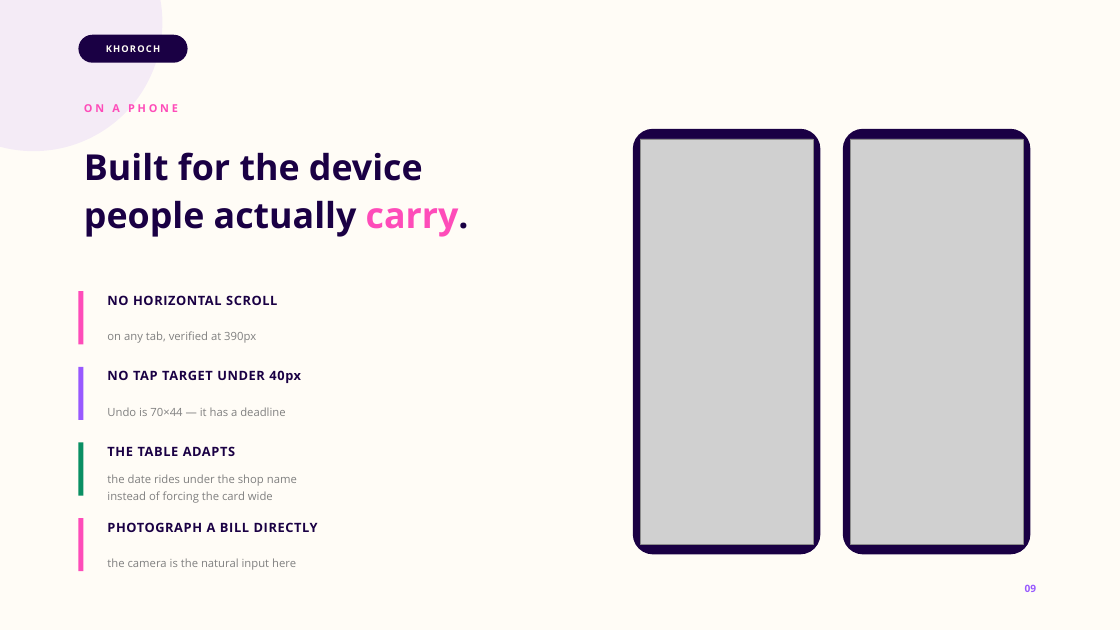
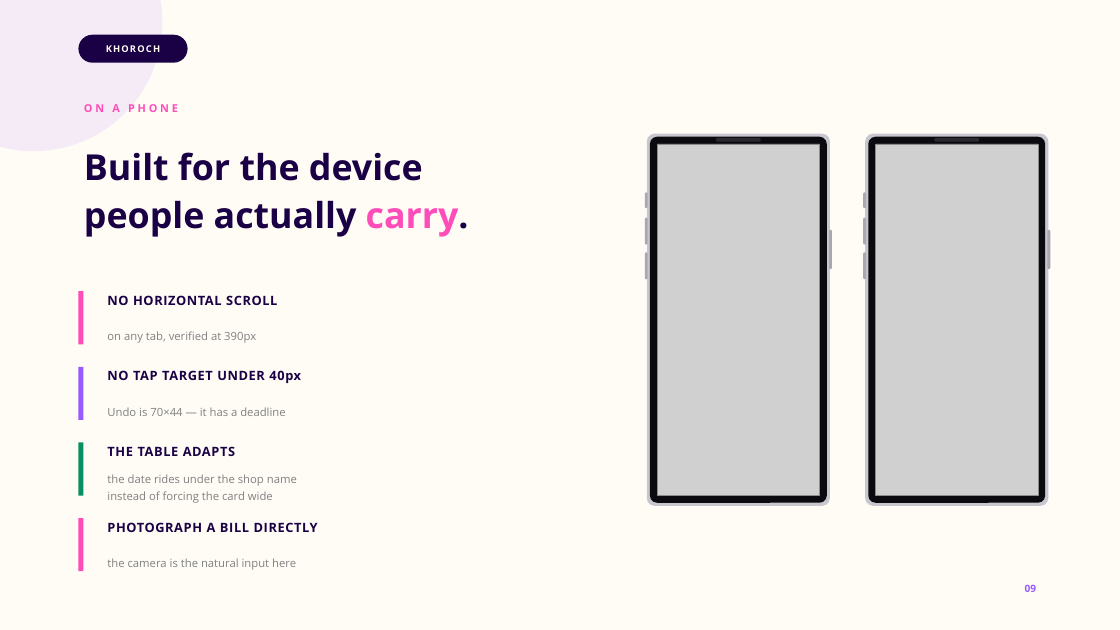
Before and after one commit to AuvroIslam/lsh26-t033-p12, a slide deck: slide 9 of Khoroch-LSH26-T033-P12.pptx. Drawn at 1120x630 pixels with LibreOffice and Linux fonts; fonts in the diff are those of the drawing; grey boxes stand for pictures. Boxes give left, top, right and bottom in pixels: in the first picture for what was removed or moved away, otherwise in the second. Text is boxed around its words. In the diff, an @@ line names an element or a change of style, - is before the commit and + after.

Commit message:
Fix the stretched screenshot and draw real iPhone frames
The dashboard image is 2880x1800 - a 1.600 ratio - but it had been placed in
a 14.5 x 5.55 box, which is 2.613. It was stretched 63 percent horizontally.
The screen box is now derived from the source ratio rather than chosen to fill
the slide, so nothing is distorted, and the laptop gained a base and notch.

The phone shots were in plain rounded rectangles. They now sit in drawn iPhone
frames - titanium band, black bezel, Dynamic Island and side buttons - at the
true 0.462 ratio of a 1170x2532 screenshot. The island sits in the bezel above
the glass rather than over it, which was hiding the app's own header.

```diff
--- a/Khoroch-LSH26-T033-P12.pptx
+++ b/Khoroch-LSH26-T033-P12.pptx
@@ rounded rectangle resized from (x1=633, y1=129, x2=820, y2=554) to (x1=647, y1=134, x2=830, y2=506) @@
@@ rounded rectangle at (x1=647, y1=134, x2=830, y2=506): fill #1A0044 to #C8C6CE; proportions changed @@
@@ rounded rectangle added at (x1=650, y1=137, x2=827, y2=503), fill #0B0B0F @@
@@ picture resized from (x1=640, y1=139, x2=813, y2=544) to (x1=657, y1=144, x2=819, y2=496) @@
@@ rounded rectangle added at (x1=716, y1=138, x2=761, y2=142), fill #2A2A32 @@
@@ rounded rectangle at (x1=865, y1=134, x2=1048, y2=506): fill #1A0044 to #C8C6CE; proportions changed @@
@@ rounded rectangle resized from (x1=843, y1=129, x2=1030, y2=554) to (x1=865, y1=134, x2=1048, y2=506) @@
@@ rounded rectangle added at (x1=869, y1=137, x2=1046, y2=503), fill #0B0B0F @@
@@ picture resized from (x1=850, y1=139, x2=1023, y2=544) to (x1=875, y1=144, x2=1038, y2=496) @@
@@ rounded rectangle added at (x1=934, y1=138, x2=979, y2=142), fill #2A2A32 @@
@@ rounded rectangle added at (x1=645, y1=193, x2=648, y2=208), fill #A9A7B0 @@
@@ rounded rectangle added at (x1=863, y1=193, x2=866, y2=208), fill #A9A7B0 @@
@@ rounded rectangle added at (x1=645, y1=218, x2=648, y2=245), fill #A9A7B0 @@
@@ rounded rectangle added at (x1=829, y1=230, x2=832, y2=269), fill #A9A7B0 @@
@@ rounded rectangle added at (x1=863, y1=218, x2=866, y2=245), fill #A9A7B0 @@
@@ rounded rectangle added at (x1=1047, y1=230, x2=1050, y2=269), fill #A9A7B0 @@
@@ rounded rectangle added at (x1=645, y1=253, x2=648, y2=279), fill #A9A7B0 @@
@@ rounded rectangle added at (x1=863, y1=253, x2=866, y2=279), fill #A9A7B0 @@
```
Also in this commit, not shown: 1 other slide changed.
